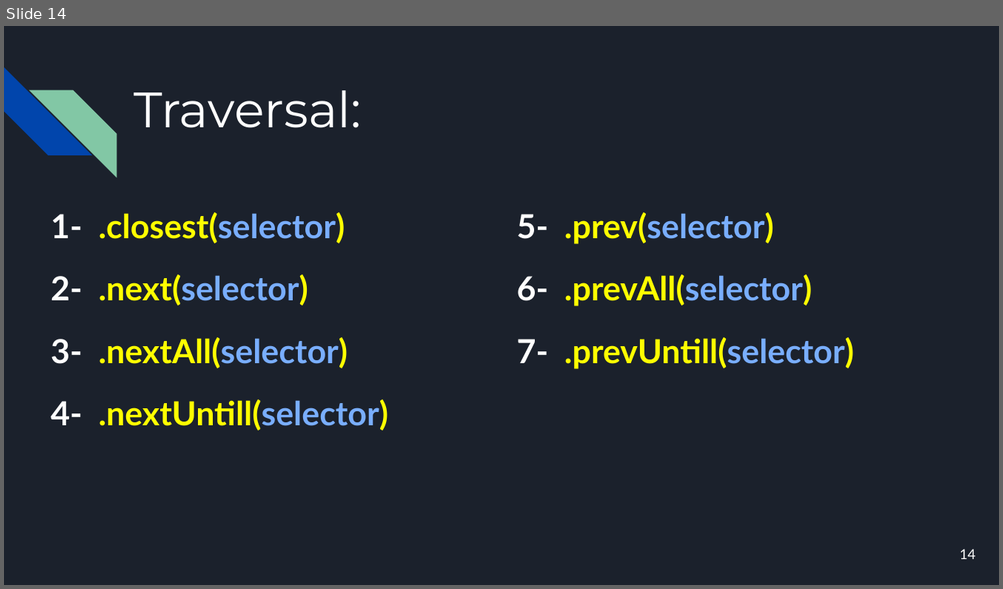
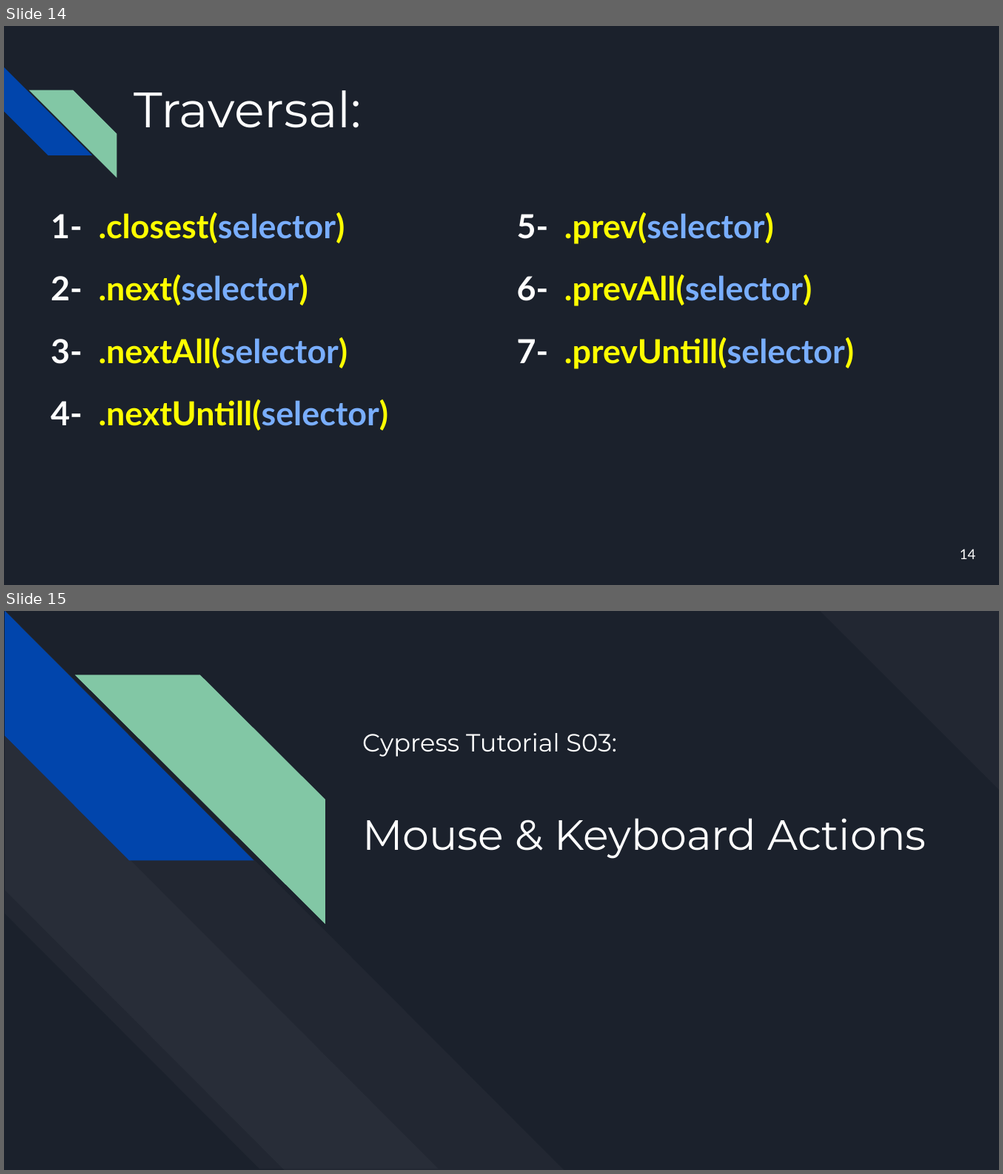
Before and after one commit to mmonfared/automationcamp-cypress, a slide deck: AutomationCamp-Cypress.pptx. Shown one above the other, each under a label of ours: slide 14 before the commit, slides 14 and 15 after it. The pictures are 1003x589 and 1003x1174 pixels, drawn with LibreOffice and Linux fonts; fonts in the diff are those of the drawing. Boxes give left, top, right and bottom in pixels: in the first picture for what was removed or moved away, otherwise in the second. Text is boxed around its words. In the diff, an @@ line names an element or a change of style, - is before the commit and + after.

```diff
--- a/AutomationCamp-Cypress.pptx
+++ b/AutomationCamp-Cypress.pptx
@@ slide 15 added at [4,611,999,1170], background #1B212C @@
@@ diag stripe added at [819,611,999,790], fill #FFFFFF at 3% opacity @@
@@ group added at [4,612,564,1170]: 4 diag stripes @@
@@ title added at [362,733,926,859], 30.6 pt, text #FFFFFF @@
+Cypress Tutorial S03:
+Mouse & Keyboard Actions
```
Also in this commit, not shown: 5 other slides added, 4 other files.
